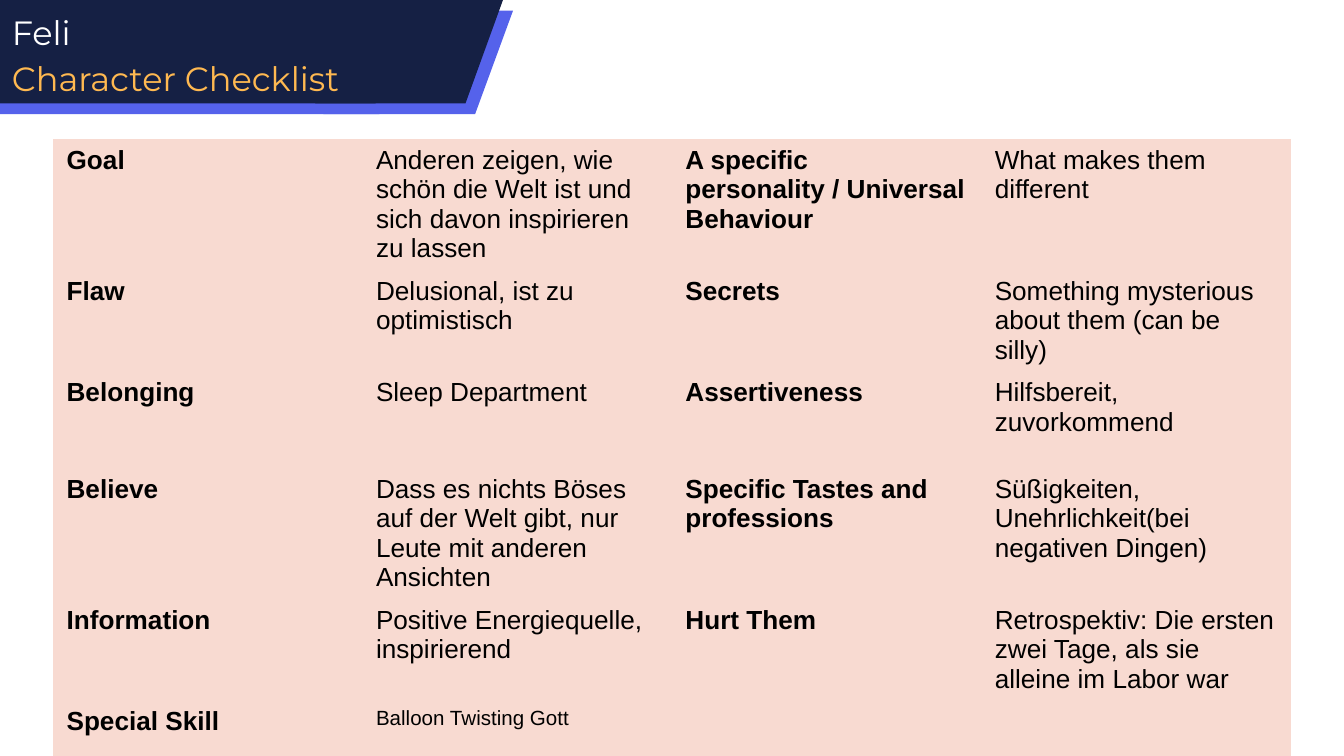
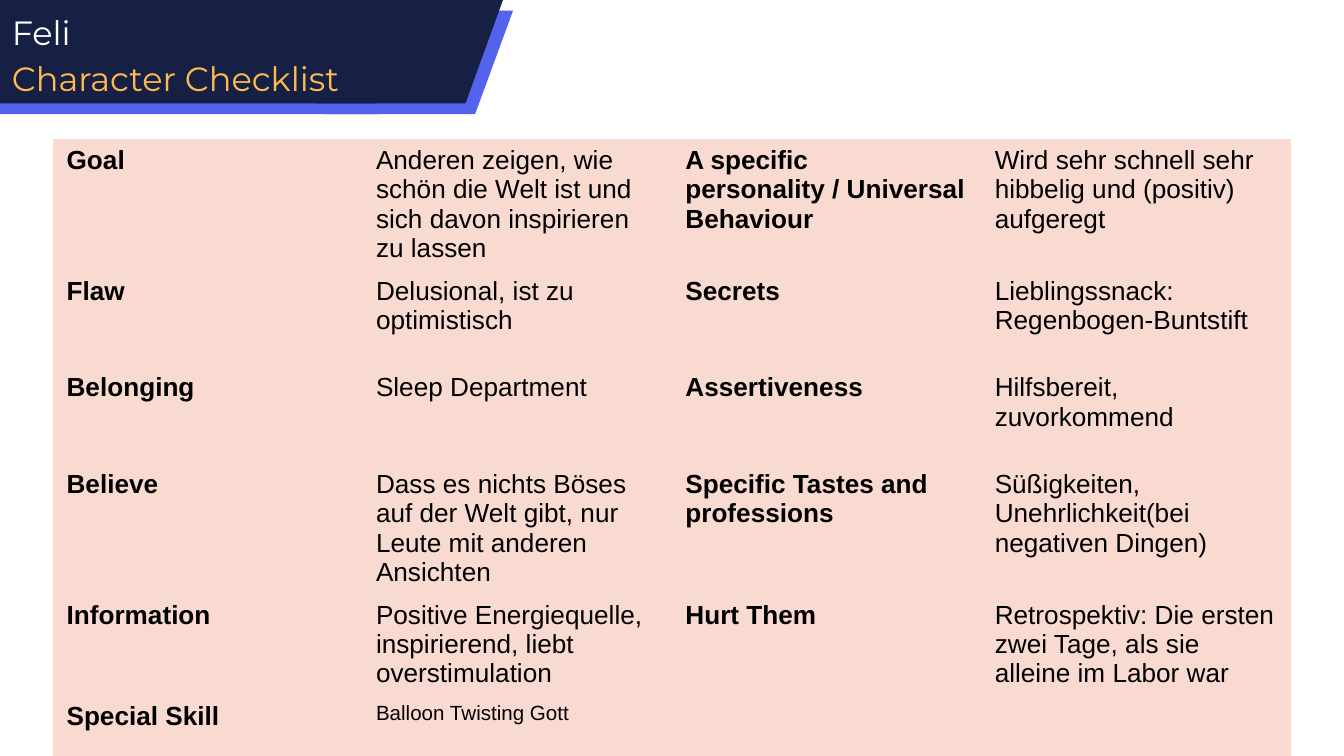
Before and after one commit to E1kari/Game-Jaaaam, a slide deck: slide 2 of Design Stuff/Narrativ/Masken/Happy Maske.pptx. Drawn at 1344x756 pixels with LibreOffice and Linux fonts; fonts in the diff are those of the drawing. Boxes give left, top, right and bottom in pixels: in the first picture for what was removed or moved away, otherwise in the second. Text is boxed around its words. In the diff, an @@ line names an element or a change of style, - is before the commit and + after.

```diff
--- a/Design Stuff/Narrativ/Masken/Happy Maske.pptx
+++ b/Design Stuff/Narrativ/Masken/Happy Maske.pptx
@@ table at (54, 138, 1290, 756) @@
-row 1, column 4: What makes them different
+row 1, column 4: Wird sehr schnell sehr hibbelig und (positiv) aufgeregt
-row 2, column 4: Something mysterious about them (can be silly)
+row 2, column 4: Lieblingssnack: Regenbogen-Buntstift
-row 5, column 2: Positive Energiequelle, inspirierend
+row 5, column 2: Positive Energiequelle, inspirierend, liebt overstimulation
```
